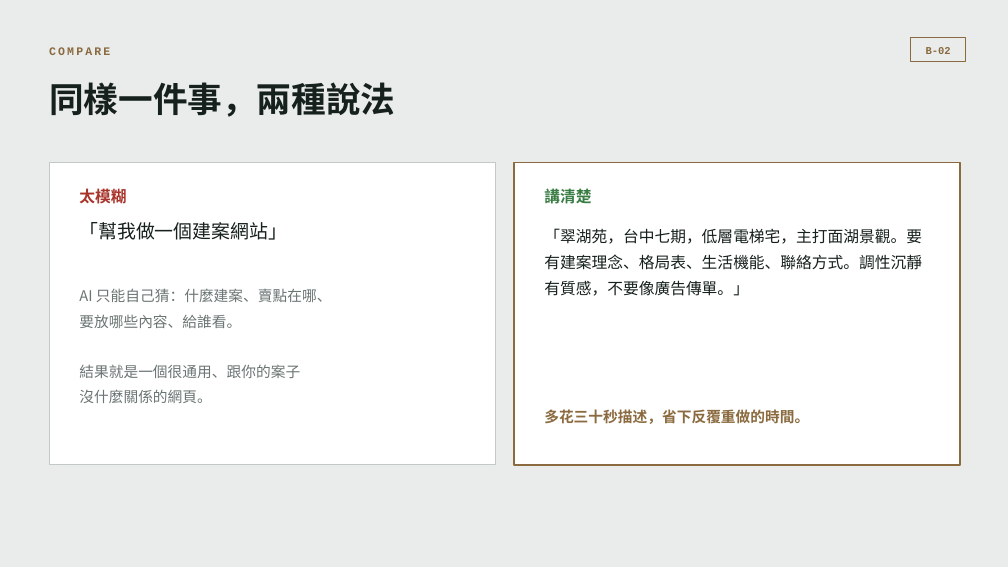
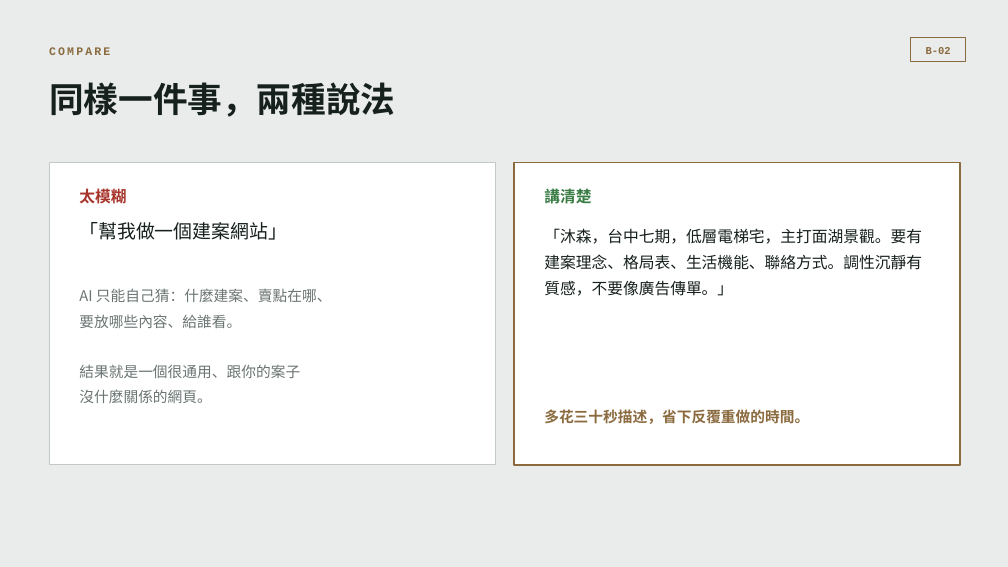
Before and after one commit to b39070566/architectureAiClass, a slide deck: slide 8 of slides/vibe-coding-workshop.pptx. Drawn at 1008x567 pixels with LibreOffice and Linux fonts; fonts in the diff are those of the drawing. Boxes give left, top, right and bottom in pixels: in the first picture for what was removed or moved away, otherwise in the second. Text is boxed around its words. In the diff, an @@ line names an element or a change of style, - is before the commit and + after.

```diff
--- a/slides/vibe-coding-workshop.pptx
+++ b/slides/vibe-coding-workshop.pptx
@@ text at box(544, 228, 922, 296): text changed @@
-「翠湖苑，台中七期，低層電梯宅，主打面湖景觀。要有建案理念、格局表、生活機能、聯絡方式。調性沉靜有質感，不要像廣告傳單。」
+「沐森，台中七期，低層電梯宅，主打面湖景觀。要有建案理念、格局表、生活機能、聯絡方式。調性沉靜有質感，不要像廣告傳單。」
```
Also in this commit, not shown: 6 other slides changed, 21 other files.
